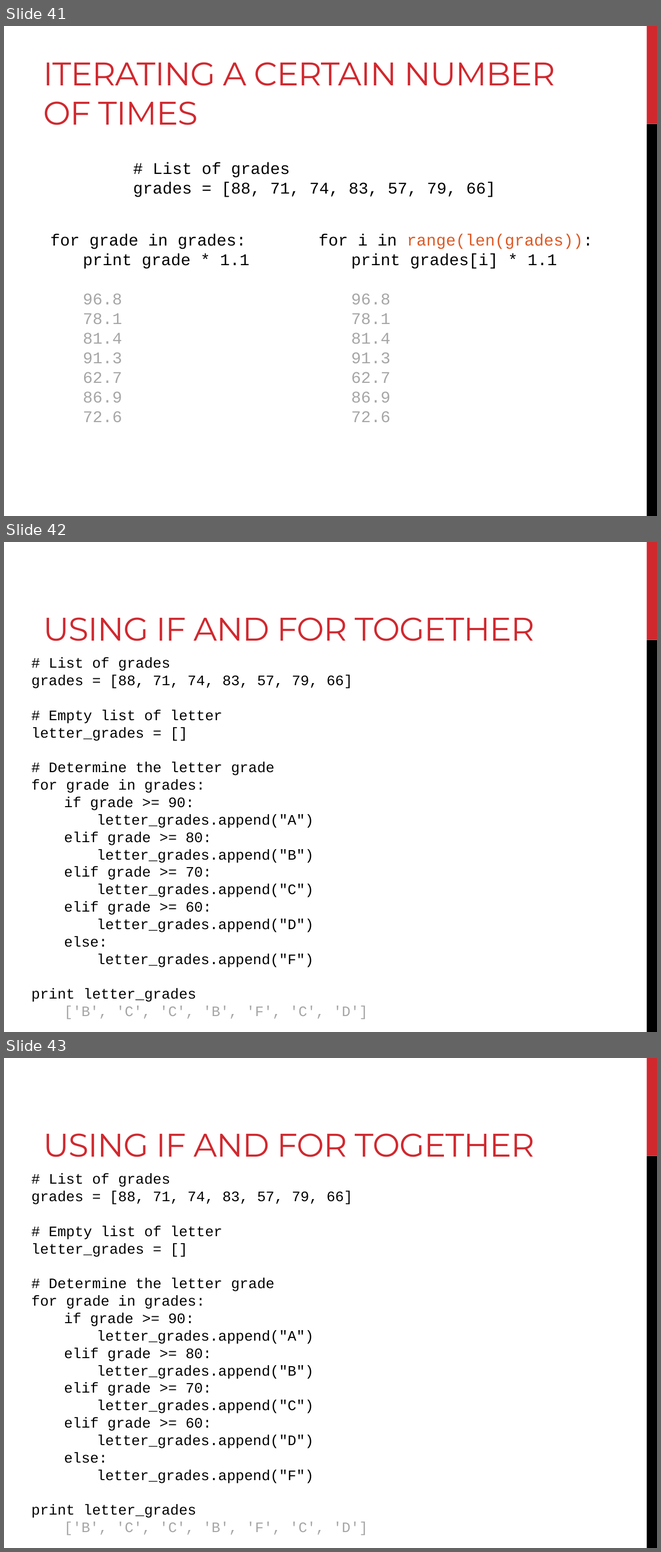
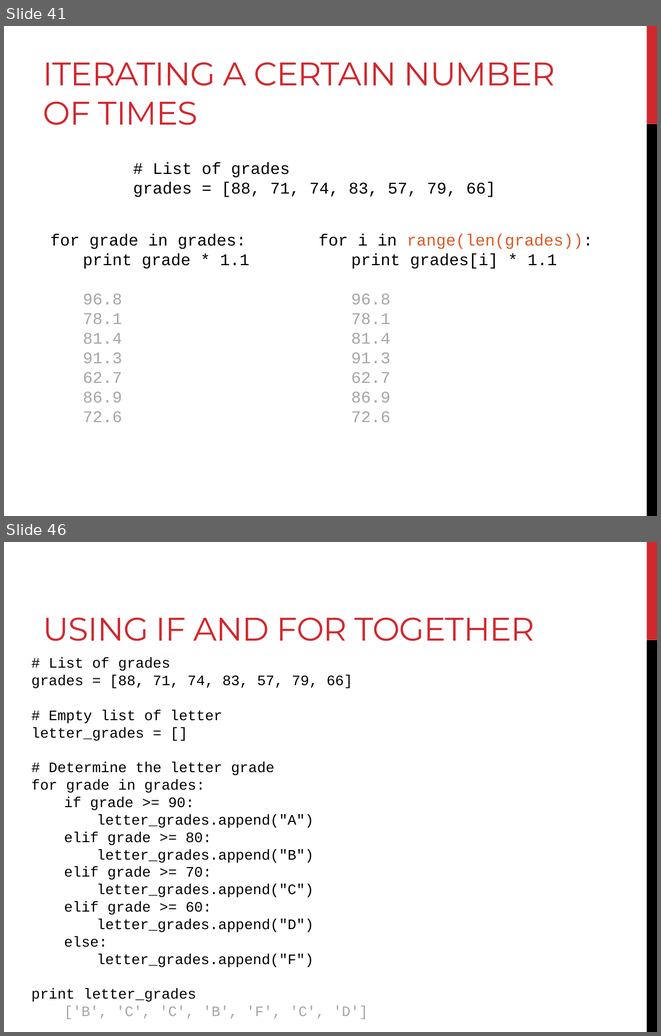
Before and after one commit to BjornFJohansson/ccbb_bigdata2015_python, a slide deck: slides/day2_slides.pptx. Shown one above the other, each under a label of ours: slides 41, 42 and 43 before the commit, slides 41 and 46 after it; the slides between them are not shown. The pictures are 661x1552 and 661x1036 pixels, drawn with LibreOffice and Linux fonts; fonts in the diff are those of the drawing. Boxes give left, top, right and bottom in pixels: in the first picture for what was removed or moved away, otherwise in the second. Text is boxed around its words. In the diff, an @@ line names an element or a change of style, - is before the commit and + after.

```diff
--- a/slides/day2_slides.pptx
+++ b/slides/day2_slides.pptx
@@ slide 42 removed at bbox=[4, 542, 657, 1032], background #FFFFFF; not listed: 2 template elements that a slide beside it also shows @@
@@ title removed at bbox=[43, 617, 535, 641] @@
-USING IF AND FOR TOGETHER
@@ text removed at bbox=[32, 658, 368, 1019] @@
-# List of grades
-grades = [88, 71, 74, 83, 57, 79, 66]
-# Empty list of letter
-letter_grades = []
-# Determine the letter grade
-for grade in grades:
-if grade >= 90:
-letter_grades.append("A")
-elif grade >= 80:
-letter_grades.append("B")
-elif grade >= 70:
-letter_grades.append("C")
-elif grade >= 60:
-letter_grades.append("D")
-else:
-letter_grades.append("F")
-print letter_grades
-['B', 'C', 'C', 'B', 'F', 'C', 'D']
@@ what was slide 43 is now slide 46 @@
```
Also in this commit, not shown: 5 slides added, 2 other slides removed, 2 other files.
